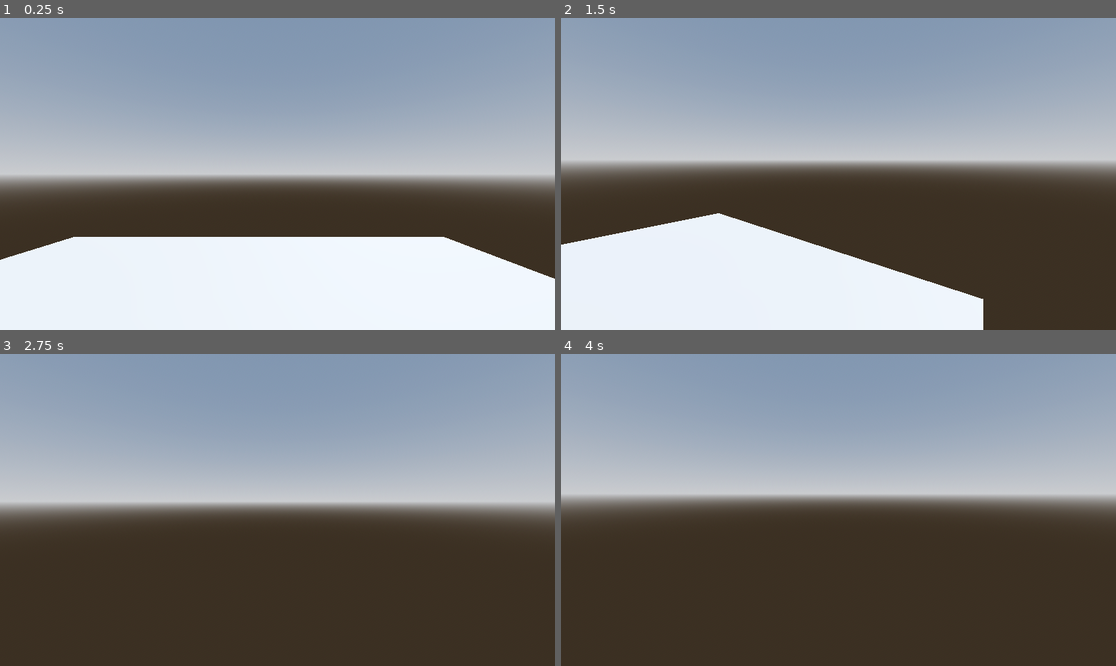
Above: before the commit, frames 1-4 (two rows, left to right).
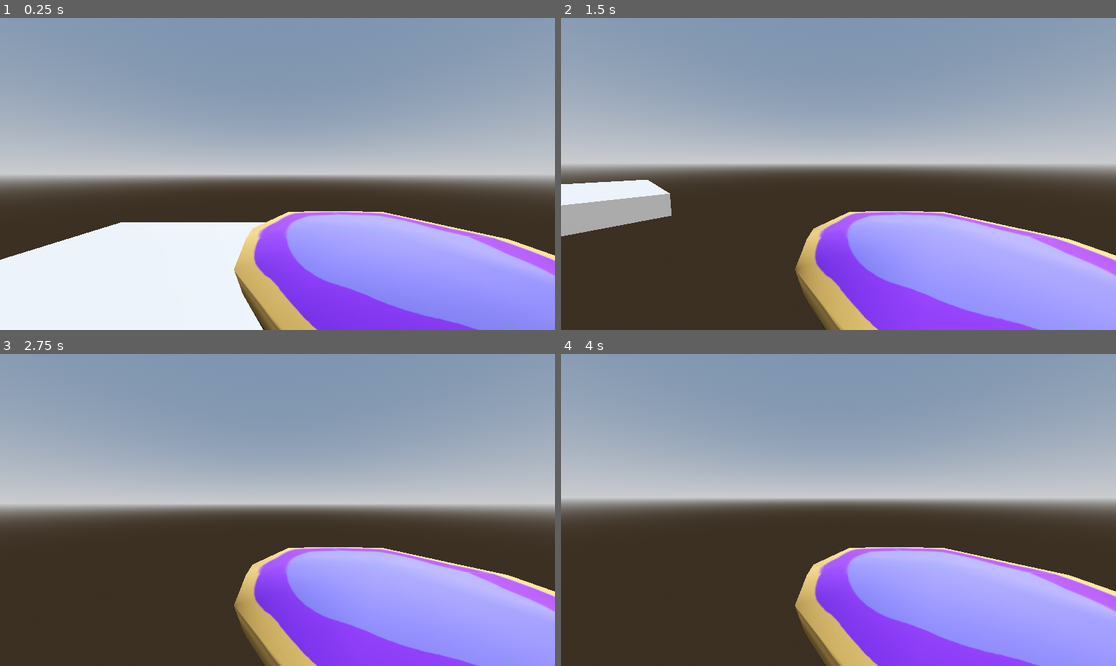
Above: after the commit, the same moments.

Repository: ColinNeary/Splash-Roulette
Game: Godot game, scene res://Scenes/Overworld/overworld.tscn
Two runs of this game, one before a commit and one after it. Both use one fixed random seed, a clock stepped at 60 frames per second and the inputs below.
Inputs (mouse positions are in pixels of both pictures, inside the frame that each line leads up to):
- Up to frame 1 (0.25 s): no input
- Up to frame 2 (1.5 s): tap Enter at 0.5 s; move the mouse to (960, 158) at 0.52 s; hold D (move_right) 0.53-1.28 s; tap ` (freefly, bound only after the commit) at 0.6 s; click (960, 158) at 0.67 s; tap Space (jump) at 0.77 s; tap Shift (sprint, bound only after the commit) at 0.8, 1.35 s; move the mouse to (810, 174) at 1.27 s; hold W (move_forward) from 1.28 s (still down)
- Up to frame 3 (2.75 s): keep holding W (move_forward); tap Space (jump) at 1.52 s; tap ` (freefly, bound only after the commit) at 1.55, 2.1 s; move the mouse to (288, 503) at 2.02 s; tap Shift (sprint, bound only after the commit) at 2.3 s
- Up to frame 4 (4 s): keep holding W (move_forward); tap Space (jump) at 2.75, 3.02, 3.77 s; move the mouse to (832, 516) at 2.77 s; tap Shift (sprint, bound only after the commit) at 2.85, 3.8 s; click (832, 516) at 2.92 s; tap ` (freefly, bound only after the commit) at 3.05, 3.6 s; tap Enter at 3.5 s; move the mouse to (877, 513) at 3.52 s

The runs differ from the first frame. In frame 1, 20% of the frame differs, in the area x 8-100%, y 61-100%; in frame 2, 38%, in the area x 0-100%, y 45-100%; in frame 3, 19%; in frame 4, 21%.

Commit message:
Added "potion" to character

Diff:
--- a/Scenes/Entities/Player/Player.tscn
+++ b/Scenes/Entities/Player/Player.tscn
@@ -1,6 +1,7 @@
-[gd_scene load_steps=5 format=3 uid="uid://bs72ogkvdd7d6"]
+[gd_scene format=3 uid="uid://bs72ogkvdd7d6"]
 
 [ext_resource type="Script" uid="uid://bx1t2gnrq03yy" path="res://Scenes/Entities/Player/player.gd" id="1_ucva2"]
+[ext_resource type="PackedScene" uid="uid://jr5ck21wm4qc" path="res://Scenes/Potion/Potion.tscn" id="2_qer5h"]
 
 [sub_resource type="StandardMaterial3D" id="StandardMaterial3D_iof21"]
 albedo_color = Color(0.91806, 0.575202, 0.222449, 1)
@@ -13,20 +14,27 @@
 radius = 0.4
 height = 1.8
 
-[node name="Player" type="CharacterBody3D"]
+[node name="Player" type="CharacterBody3D" unique_id=1964359459]
+collision_layer = 2
 script = ExtResource("1_ucva2")
+can_sprint = true
+can_freefly = true
 
-[node name="Mesh" type="MeshInstance3D" parent="."]
+[node name="Mesh" type="MeshInstance3D" parent="." unique_id=1959429802]
 transform = Transform3D(1, 0, 0, 0, 1, 0, 0, 0, 1, 0, 0.9, 0)
 material_override = SubResource("StandardMaterial3D_iof21")
 cast_shadow = 0
 mesh = SubResource("CapsuleMesh_ucva2")
 
-[node name="Collider" type="CollisionShape3D" parent="."]
+[node name="Collider" type="CollisionShape3D" parent="." unique_id=649153585]
 transform = Transform3D(1, 0, 0, 0, 1, 0, 0, 0, 1, 0, 0.9, 0)
 shape = SubResource("CapsuleShape3D_iof21")
 
-[node name="Head" type="Node3D" parent="."]
+[node name="Head" type="Node3D" parent="." unique_id=1844451603]
 transform = Transform3D(1, 0, 0, 0, 1, 0, 0, 0, 1, 0, 1.7, 0)
 
-[node name="Camera3D" type="Camera3D" parent="Head"]
+[node name="Camera3D" type="Camera3D" parent="Head" unique_id=1146645517]
+fov = 90.0
+
+[node name="Potion" parent="Head" unique_id=1538363055 instance=ExtResource("2_qer5h")]
+transform = Transform3D(1, 0, 0, 0, 1, 0, 0, 0, 1, 0.75568926, -0.7772691, -1.1849611)
--- /dev/null
+++ b/Scenes/Potion/Potion.tscn
@@ -0,0 +1,34 @@
+[gd_scene format=3 uid="uid://jr5ck21wm4qc"]
+
+[ext_resource type="Script" uid="uid://8ibftpxkdim0" path="res://Scenes/Potion/potion.gd" id="1_dt4k1"]
+[ext_resource type="PackedScene" uid="uid://fr01ef2s6gal" path="res://Assets/Pie/Pie.fbx" id="2_1qwat"]
+
+[sub_resource type="CylinderShape3D" id="CylinderShape3D_dyfog"]
+height = 0.50561523
+radius = 0.92822266
+
+[node name="Potion" type="Node3D" unique_id=1538363055]
+transform = Transform3D(0.8, 0, 0, 0, 0.8, 0, 0, 0, 0.8, 0, 0, 0)
+script = ExtResource("1_dt4k1")
+
+[node name="RigidBody3D" type="RigidBody3D" parent="." unique_id=406657175]
+unique_name_in_owner = true
+collision_layer = 0
+collision_mask = 0
+freeze = true
+
+[node name="CollisionShape3D" type="CollisionShape3D" parent="RigidBody3D" unique_id=241060116]
+transform = Transform3D(1, 0, 0, 0, 1, 0, 0, 0, 1, 0, 0.07849121, 0)
+shape = SubResource("CylinderShape3D_dyfog")
+
+[node name="Mesh" parent="." unique_id=1040727149 instance=ExtResource("2_1qwat")]
+
+[node name="Lifetime Timer" type="Timer" parent="." unique_id=1045884645]
+unique_name_in_owner = true
+wait_time = 60.0
+one_shot = true
+
+[connection signal="body_entered" from="RigidBody3D" to="." method="_on_rigid_body_entered"]
+[connection signal="timeout" from="Lifetime Timer" to="." method="_on_lifetime_timer_timeout"]
+
+[editable path="Mesh"]
--- /dev/null
+++ b/Scenes/Potion/potion.gd
@@ -0,0 +1,38 @@
+extends Node3D
+class_name Potion
+
+@onready var rigid_body: RigidBody3D = %RigidBody3D
+@onready var lifetime_timer: Timer = %"Lifetime Timer"
+
+
+func throw(dir:Vector3, force:float) -> void:
+	# Create clone
+	var clone : Node3D = self.duplicate()
+	get_tree().current_scene.add_child(clone)
+
+	# Collisions
+	clone.scale = Vector3(.8, .8, .8)
+	clone.global_position = self.global_position
+	clone.rigid_body.set_collision_mask_value(1, true) # potion will scan for walls
+	clone.rigid_body.set_collision_mask_value(2, true) # potion will scan for enemies
+	clone.rigid_body.contact_monitor = true
+	clone.rigid_body.max_contacts_reported = 1
+
+	# Movement
+	clone.freeze = false
+	var random_torque = Vector3(randf_range(-.1, .1), randf_range(-.1, .1), randf_range(-.1, .1))
+	clone.apply_central_impulse(Vector3.ONE * force * dir)
+	clone.apply_torque_impulse(random_torque)
+
+	clone.lifetime_timer.start()
+
+
+# If airborne for too long
+func _on_lifetime_timer_timeout() -> void:
+	self.queue_free()
+
+# When potion collides with something, freeze for now
+func _on_rigid_body_entered(body: Node) -> void:
+	self.rigid_body.freeze = true
+	self.rigid_body.set_deferred("set_contact_monitor", false)
+	self.call_deferred("reparent", body)
--- a/project.godot
+++ b/project.godot
@@ -55,3 +55,19 @@
 "events": [Object(InputEventMouseButton,"resource_local_to_scene":false,"resource_name":"","device":-1,"window_id":0,"a …(253 unchanged characters)…
 ]
 }
+sprint={
+"deadzone": 0.2,
+"events": [Object(InputEventKey,"resource_local_to_scene":false,"resource_name":"","device":-1,"window_id":0,"alt_pressed":false,"shift_pressed":false,"ctrl_pressed":false,"meta_pressed":false,"pressed":false,"keycode":0,"physical_keycode":4194325,"key_label":0,"unicode":0,"location":0,"echo":false,"script":null)
+]
+}
+freefly={
+"deadzone": 0.2,
+"events": [Object(InputEventKey,"resource_local_to_scene":false,"resource_name":"","device":-1,"window_id":0,"alt_pressed":false,"shift_pressed":false,"ctrl_pressed":false,"meta_pressed":false,"pressed":false,"keycode":0,"physical_keycode":96,"key_label":0,"unicode":96,"location":0,"echo":false,"script":null)
+]
+}
+
+[layer_names]
+
+3d_physics/layer_1="World"
+3d_physics/layer_2="Players"
+3d_physics/layer_3="Enemies"
Binary file added: Assets/Pie/Pie.fbx
Not shown, added: Assets/Pie/Pie.fbx.import
Binary file added: Assets/Pie/Pie.png
Not shown, added: Assets/Pie/Pie.png.import
Binary file added: Assets/Pie/Pie_Pie.png
Not shown, added: Assets/Pie/Pie_Pie.png.import
Not shown, added: Scenes/Potion/potion.gd.uid
